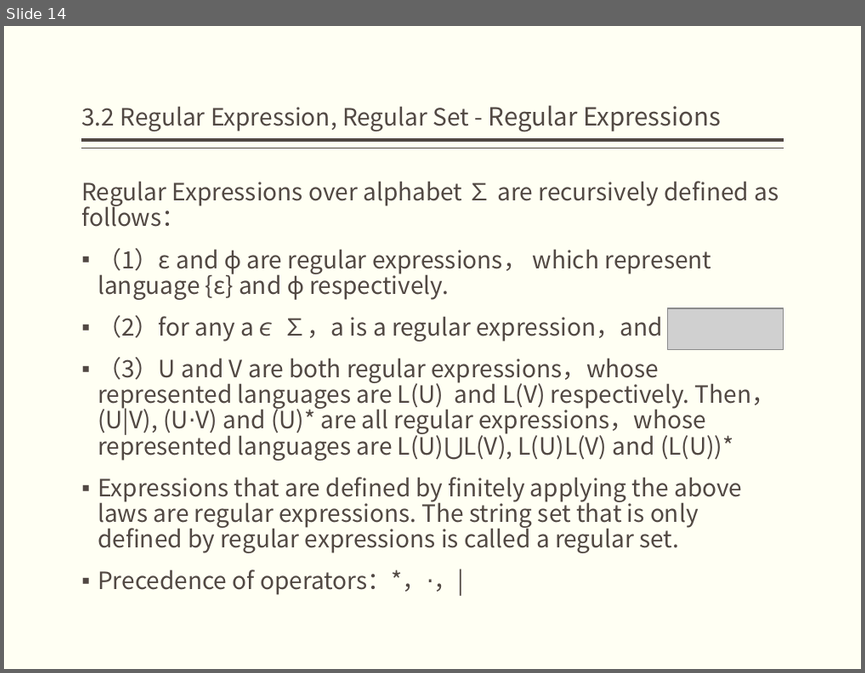
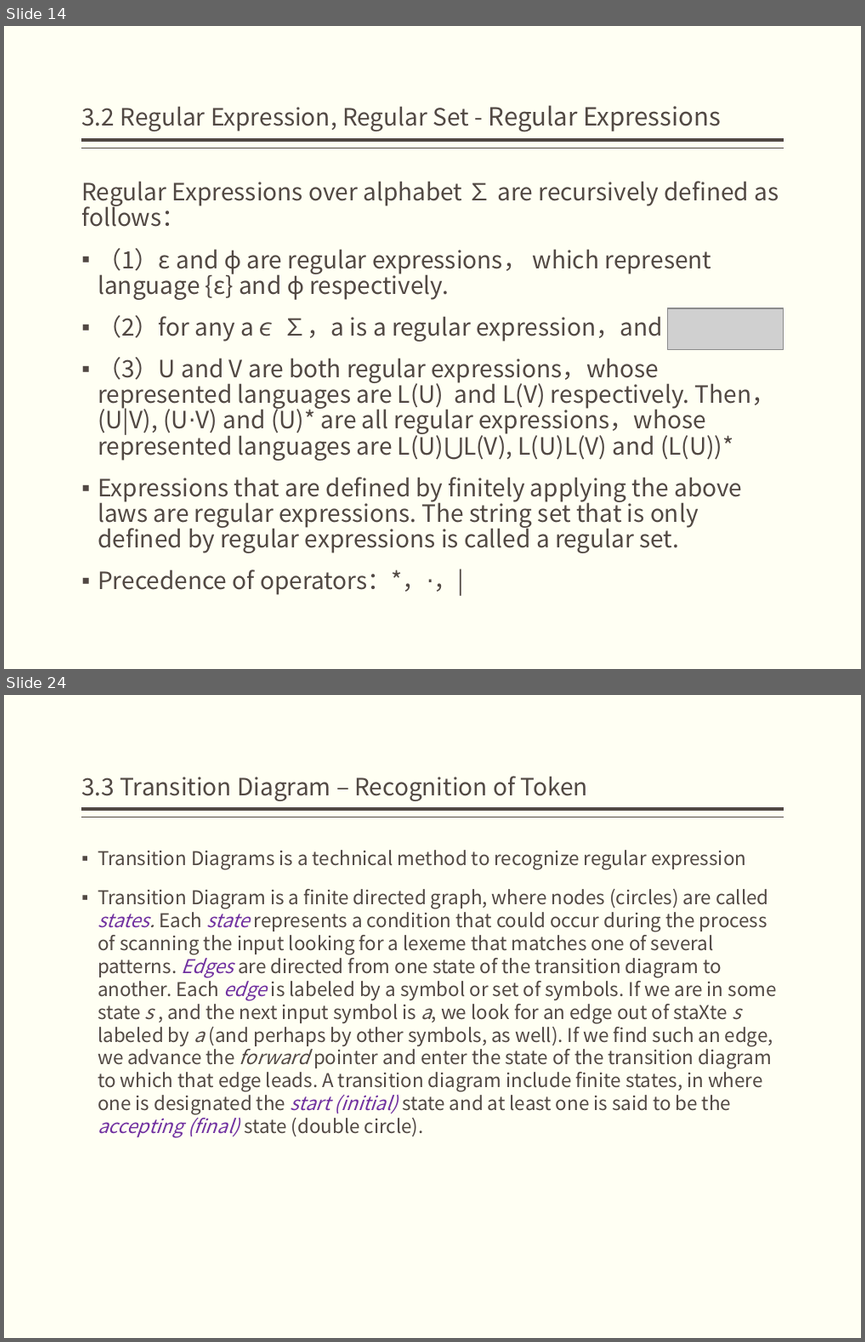
Before and after one commit to bonkboykz/jz81.github.io, a slide deck: course/compiler/LectureNotes/(Spring2017)Lecture3.pptx. Shown one above the other, each under a label of ours: slide 14 before the commit, slides 14 and 24 after it; the slides between them are not shown. The pictures are 865x673 and 865x1342 pixels, drawn with LibreOffice and Linux fonts; fonts in the diff are those of the drawing; grey boxes stand for pictures. Boxes give left, top, right and bottom in pixels: in the first picture for what was removed or moved away, otherwise in the second. Text is boxed around its words. In the diff, an @@ line names an element or a change of style, - is before the commit and + after.

```diff
--- a/course/compiler/LectureNotes/(Spring2017)Lecture3.pptx
+++ b/course/compiler/LectureNotes/(Spring2017)Lecture3.pptx
@@ slide 24 added at (4,695,861,1338), background #FFFFF3; not listed: 2 template elements that a slide beside it also shows @@
@@ title added at (81,776,588,801), 20 pt, text #514843 @@
+3.3 Transition Diagram – Recognition of Token
@@ text added at (98,850,777,1138), 16 pt, text #514843 @@
+▪ Transition Diagrams is a technical method to recognize regular expression
+▪ Transition Diagram is a finite directed graph, where nodes (circles) are called states. Each state represents a condition that could occur during the process of scanning the input looking for a lexeme that matches one of several patterns. Edges are directed from one state of the transition diagram to another. Each edge is labeled by a symbol or set of symbols. If we are in some state s , and the next input symbol is a, we look for an edge out of staXte s labeled by a (and perhaps by other symbols, as well). If we find such an edge, we advance the forward pointer and enter the state of the transition diagram to which that edge leads. A transition diagram include finite states, in where one is designated the start (initial) state and at least one is said to be the accepting (final) state (double circle).
```
Also in this commit, not shown: 2 slides changed, 12 other slides added, 1 other file.
